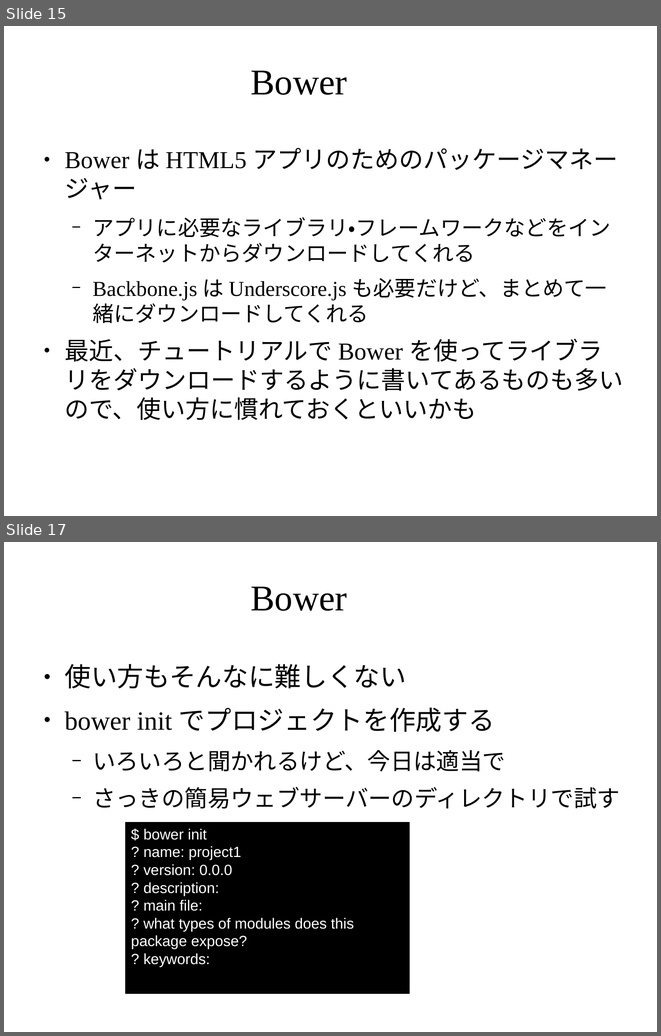
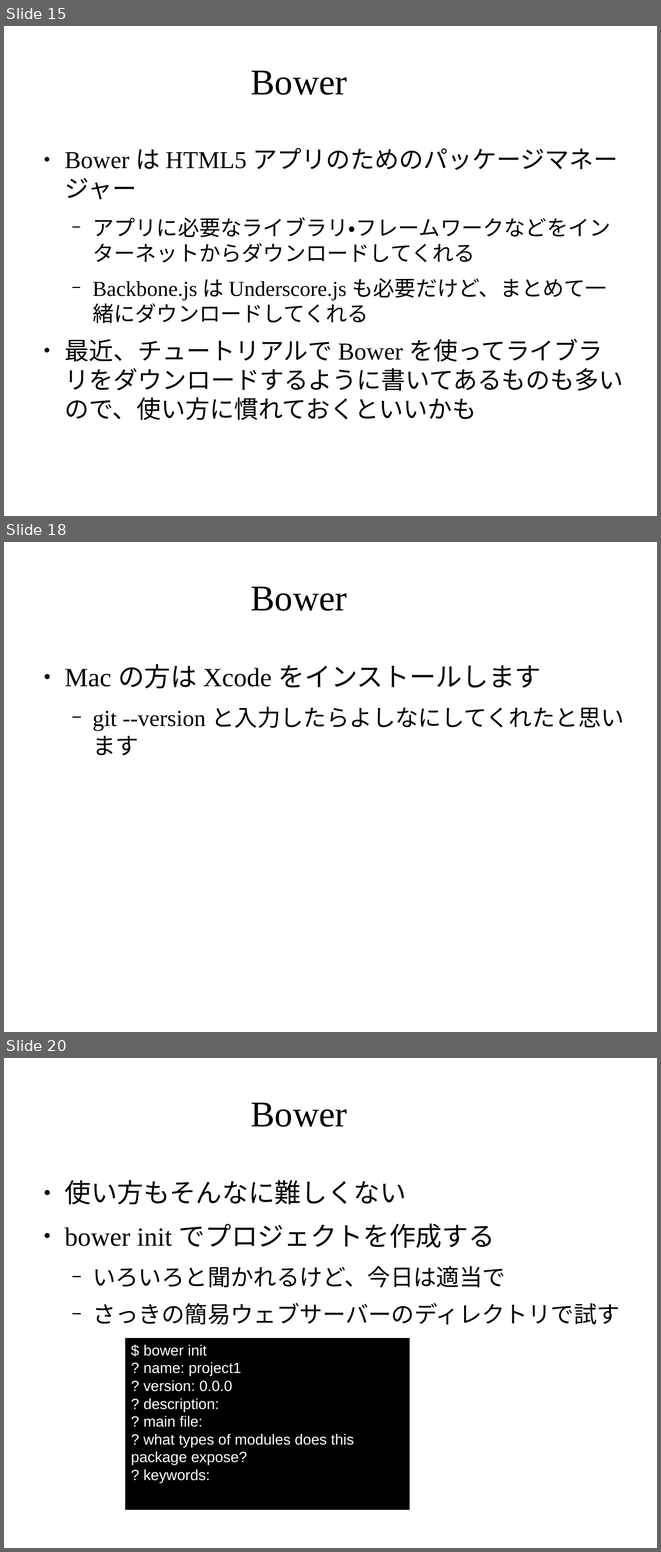
Before and after one commit to masakura/slides, a slide deck: html5jk#1/slide3.odp. Shown one above the other, each under a label of ours: slides 15 and 17 before the commit, slides 15, 18 and 20 after it; the slides between them are not shown. The pictures are 661x1036 and 661x1552 pixels, drawn with LibreOffice and Linux fonts; fonts in the diff are those of the drawing; background and template pictures are left out. Boxes give left, top, right and bottom in pixels: in the first picture for what was removed or moved away, otherwise in the second. Text is boxed around its words. In the diff, an @@ line names an element or a change of style, - is before the commit and + after.

```diff
--- a/html5jk#1/slide3.odp
+++ b/html5jk#1/slide3.odp
@@ slide 18 added at (x1=4, y1=542, x2=657, y2=1032), background picture (left out) @@
@@ title added at (x1=250, y1=587, x2=347, y2=611), 44 pt, text #000000 @@
+Bower
@@ text added at (x1=64, y1=664, x2=624, y2=756), 28 pt, text #000000 @@
+● Mac の方は Xcode をインストールします
+  − git --version と入力したらよしなにしてくれたと思います
@@ what was slide 17 is now slide 20 @@
```
Also in this commit, not shown: 2 slides changed, 2 other slides added, 1 other file.
